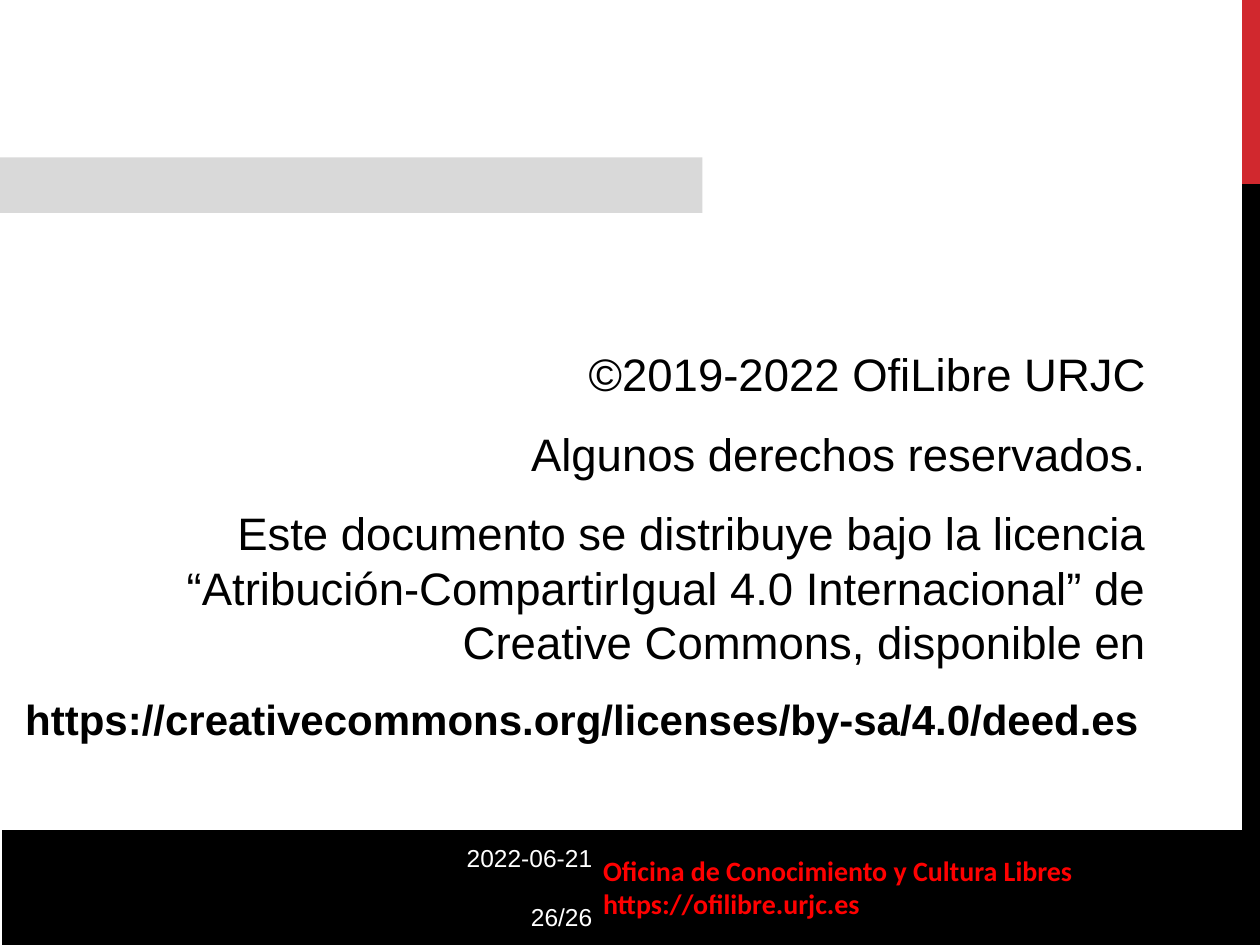
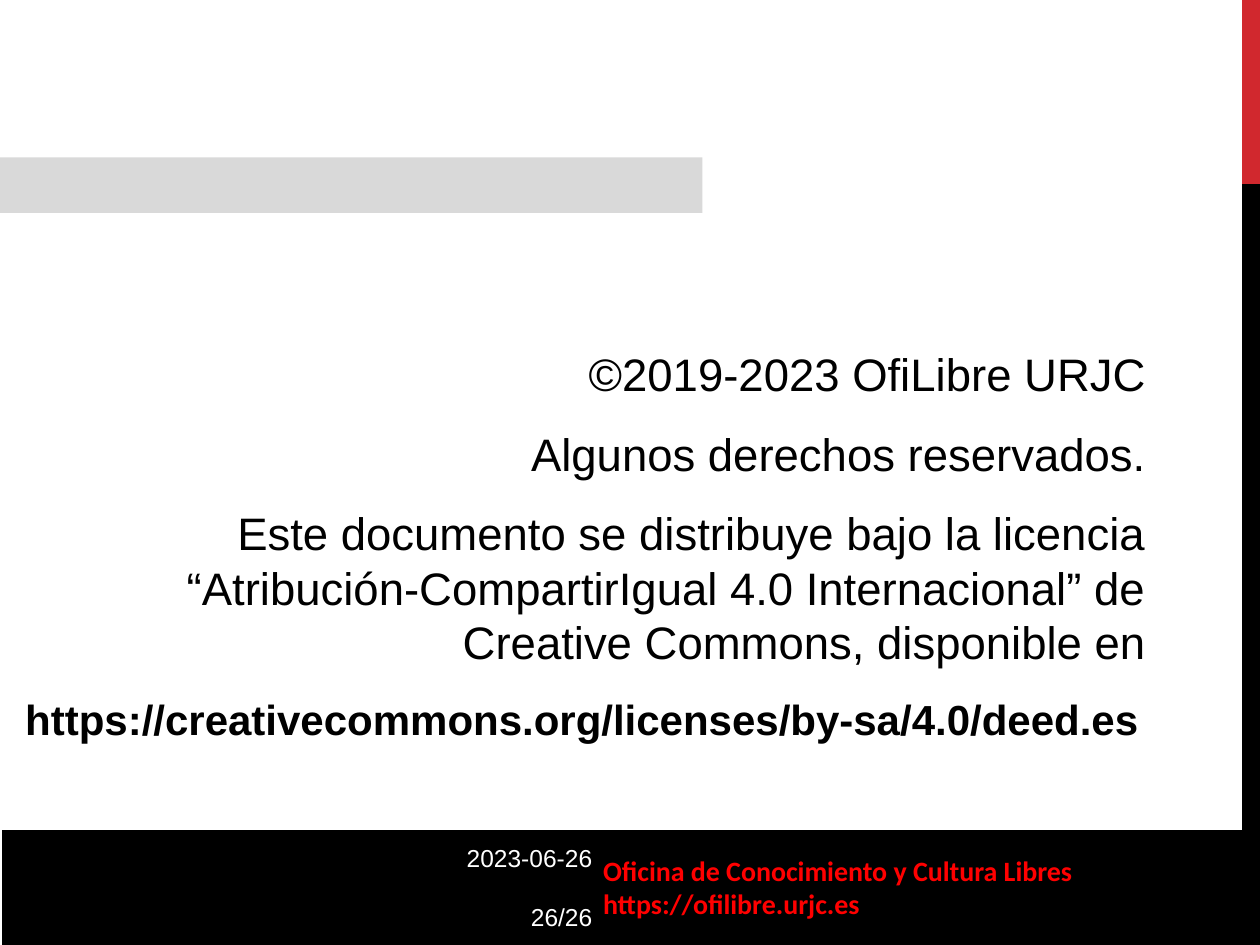
Before and after one commit to gabrielIzquierdo/OfiLibreGabri.github.io, a slide deck: slide 26 of static/transpas/curso-cultura-libre/Cultura_Libre_Licencias.odp. Drawn at 1260x945 pixels with LibreOffice and Linux fonts; fonts in the diff are those of the drawing; background and template pictures are left out. Boxes give left, top, right and bottom in pixels: in the first picture for what was removed or moved away, otherwise in the second. Text is boxed around its words. In the diff, an @@ line names an element or a change of style, - is before the commit and + after.

```diff
--- a/static/transpas/curso-cultura-libre/Cultura_Libre_Licencias.odp
+++ b/static/transpas/curso-cultura-libre/Cultura_Libre_Licencias.odp
@@ text at (589, 358, 1145, 392): text changed @@
-©2019-2022 OfiLibre URJC
+©2019-2023 OfiLibre URJC
@@ text at (467, 850, 592, 868): text changed @@
-2022-06-21
+2023-06-26
```
Also in this commit, not shown: 1 other slide changed, 6 other files.
